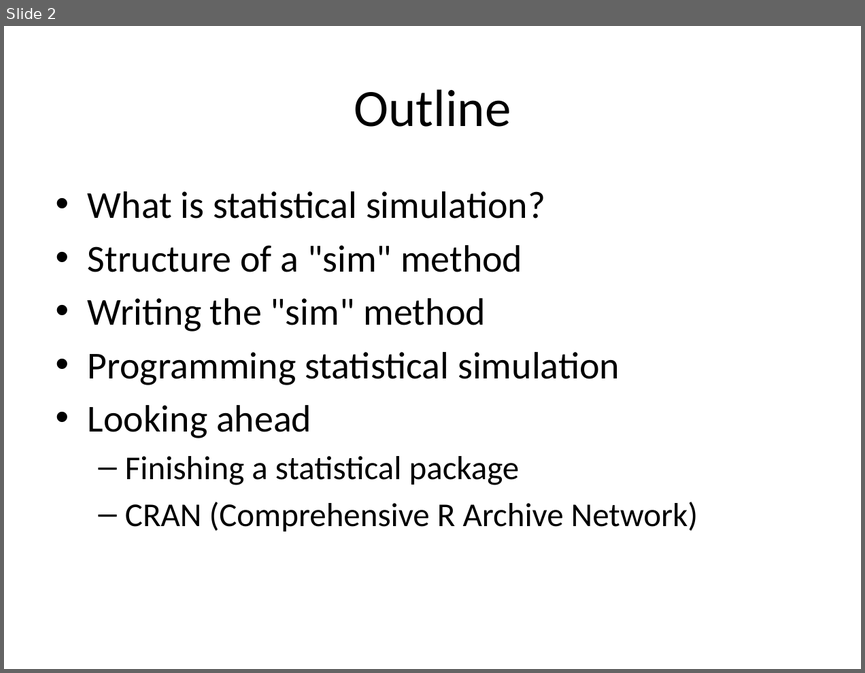
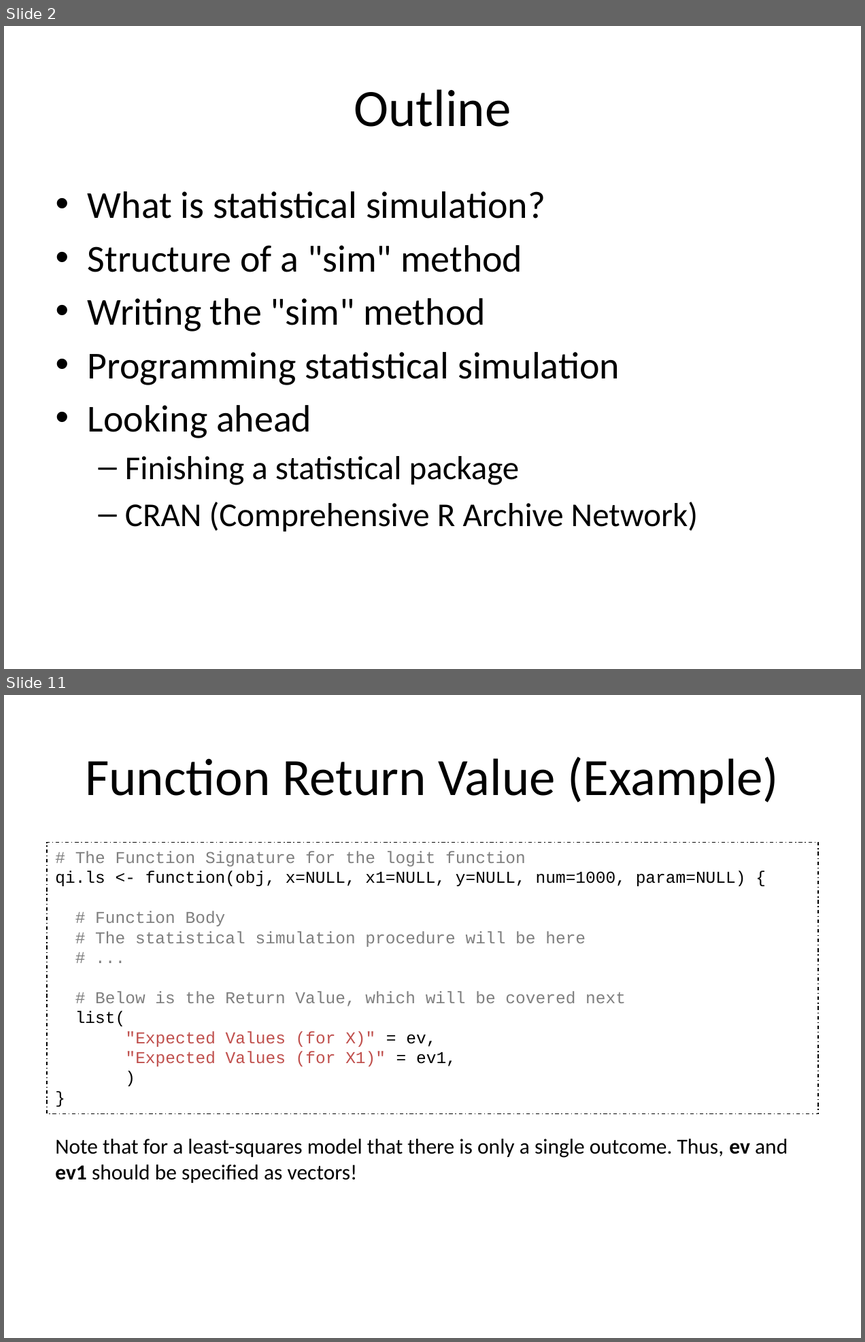
Before and after one commit to IQSS/Zelig4-Documentation, a slide deck: January-Class/Zelig_3_simulation.pptx. Shown one above the other, each under a label of ours: slide 2 before the commit, slides 2 and 11 after it; the slides between them are not shown. The pictures are 865x673 and 865x1342 pixels, drawn with LibreOffice and Linux fonts; fonts in the diff are those of the drawing. Boxes give left, top, right and bottom in pixels: in the first picture for what was removed or moved away, otherwise in the second. Text is boxed around its words. In the diff, an @@ line names an element or a change of style, - is before the commit and + after.

```diff
--- a/January-Class/Zelig_3_simulation.pptx
+++ b/January-Class/Zelig_3_simulation.pptx
@@ slide 11 added at [4,695,861,1338], background #FFFFFF @@
@@ title added at [85,757,779,804], 44 pt, text #000000 @@
+Function Return Value (Example)
@@ rectangle added at [47,843,818,1114], outline #000000 0.74 pt dashed, 14 pt, text #7F7F7F @@
+# The Function Signature for the logit function
+qi.ls <- function(obj, x=NULL, x1=NULL, y=NULL, num=1000, param=NULL) {
+# Function Body
+# The statistical simulation procedure will be here
+# ...
+# Below is the Return Value, which will be covered next
+list(
+"Expected Values (for X)" = ev,
+"Expected Values (for X1)" = ev1,
+)
+}
@@ text added at [55,1138,787,1183], 18 pt, text #000000 @@
+Note that for a least-squares model that there is only a single outcome. Thus, ev and ev1 should be specified as vectors!
```
Also in this commit, not shown: 8 other slides added, 1 other file.
